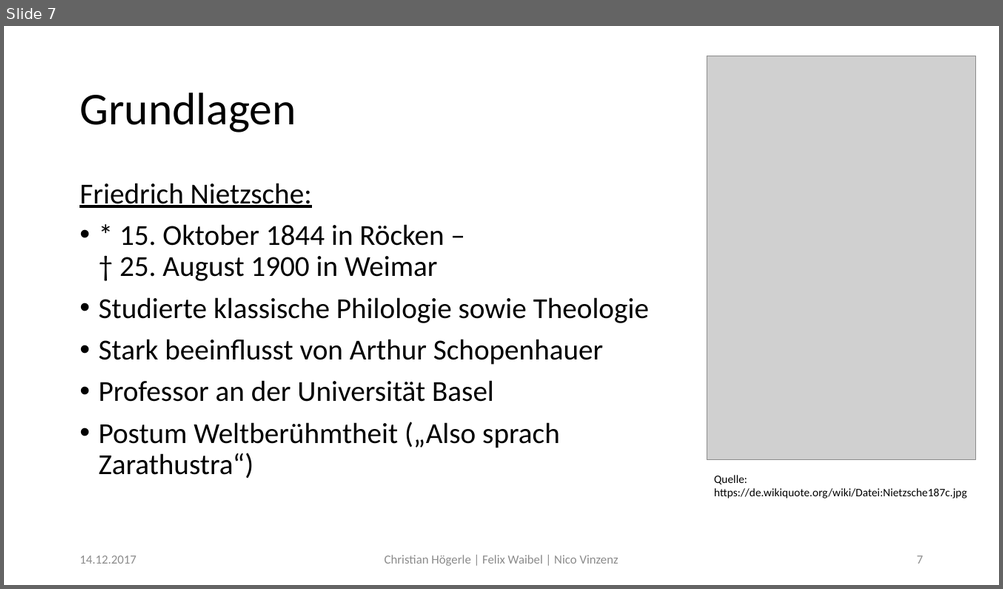
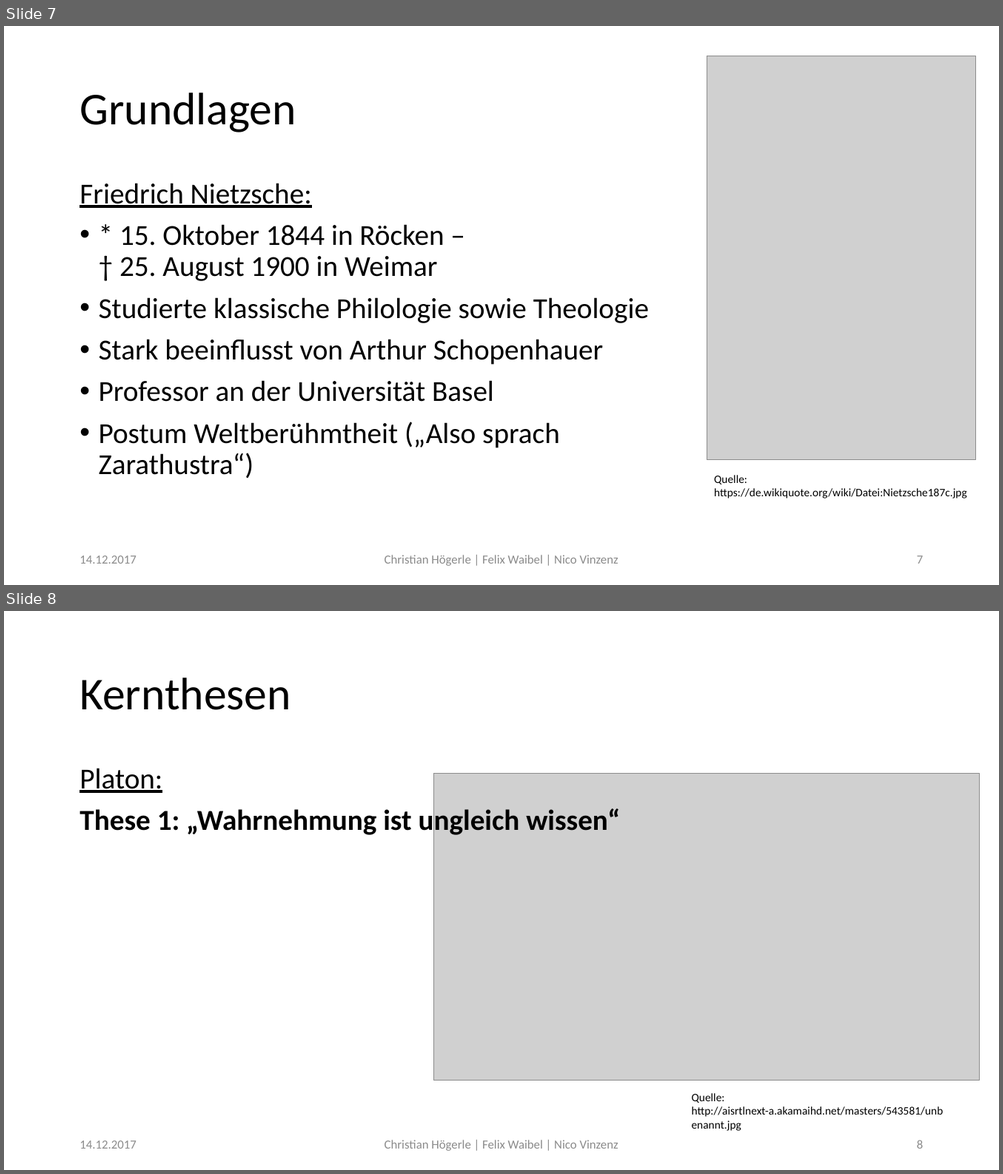
Before and after one commit to Fewa93/Berufsethik, a slide deck: Präsentation/Berufsethik.pptx. Shown one above the other, each under a label of ours: slide 7 before the commit, slides 7 and 8 after it. The pictures are 1003x589 and 1003x1174 pixels, drawn with LibreOffice and Linux fonts; fonts in the diff are those of the drawing; grey boxes stand for pictures. Boxes give left, top, right and bottom in pixels: in the first picture for what was removed or moved away, otherwise in the second. Text is boxed around its words. In the diff, an @@ line names an element or a change of style, - is before the commit and + after.

Commit message:
Präse: Platon, Abwägung und Fazit

```diff
--- a/Präsentation/Berufsethik.pptx
+++ b/Präsentation/Berufsethik.pptx
@@ slide 8 added at <box>4,611,999,1170</box>, background #FFFFFF @@
@@ title added at <box>79,678,290,710</box>, 44 pt, text #000000 @@
+Kernthesen
@@ text added at <box>79,768,620,837</box>, 28 pt, text #000000, bold @@
+Platon:
+These 1: „Wahrnehmung ist ungleich wissen“
@@ picture added at <box>434,774,979,1080</box> @@
@@ text added at <box>691,1093,943,1131</box>, 11 pt, text #000000 @@
+Quelle:
+http://aisrtlnext-a.akamaihd.net/masters/543581/unbenannt.jpg
@@ text added at <box>79,1141,136,1149</box>, 12 pt, text #8C8C8C @@
+14.12.2017
@@ text added at <box>384,1140,618,1151</box>, 12 pt, text #8C8C8C @@
+Christian Högerle | Felix Waibel | Nico Vinzenz
@@ page number added at <box>916,1140,922,1149</box>, 12 pt, text #8C8C8C @@
+8
```
Also in this commit, not shown: 3 slides changed, 6 other slides added, 13 other files.
